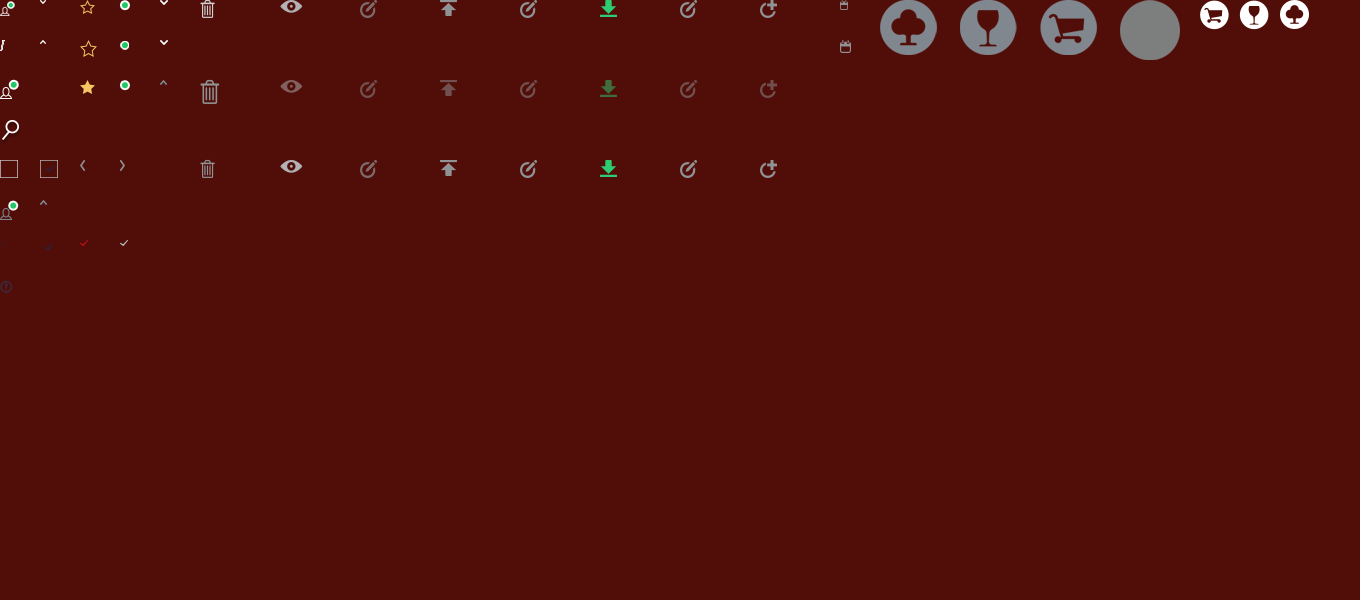
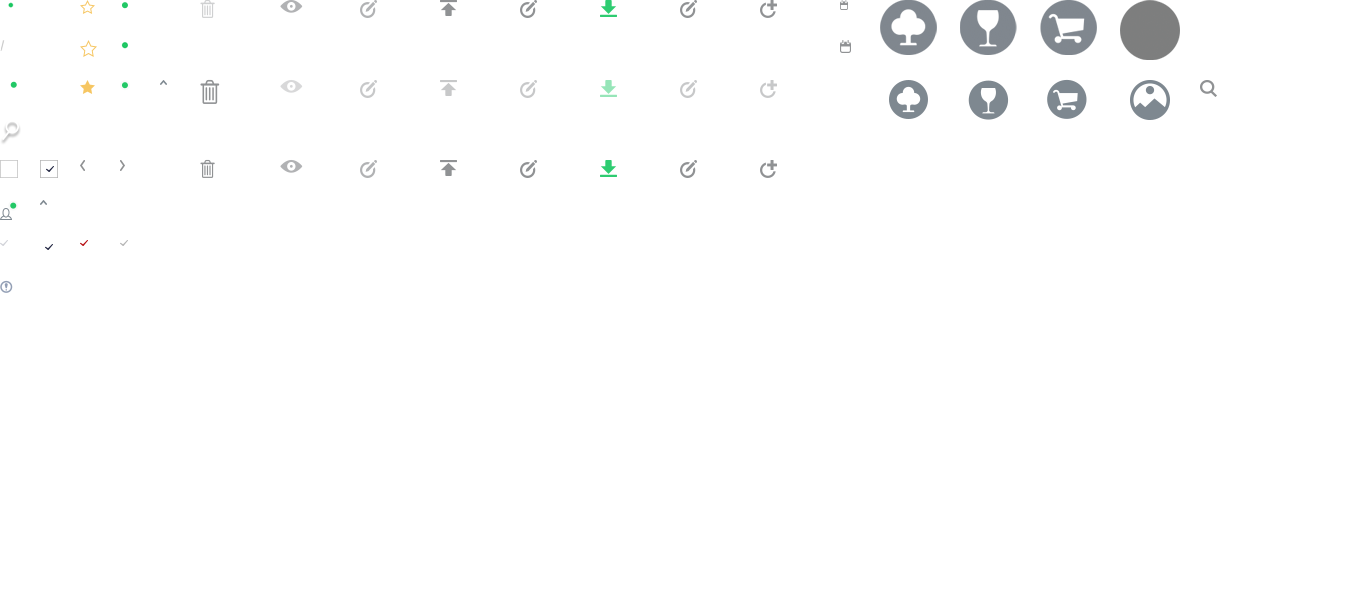
Before/after of a 1360 x 600 layered artwork. What changed in the layer stack:
added layer "Vector Smart Object" (2nd of 5) above "Shape 23" over [1130, 80, 1170, 120]
added layer "Shape 23" (2nd of 2) above "Shape 24" over [1047, 79, 1087, 119]
added layer "Shape 24" (2nd of 2) above "Vector Smart Object copy 4" over [968, 80, 1009, 120]
added layer "Vector Smart Object copy 4" (1st of 4) above "Vector Smart Object copy 4" over [960, 160, 991, 191]
added layer "Vector Smart Object copy 4" (2nd of 4) above "Vector Smart Object copy 4" over [920, 160, 940, 180]
added layer "Vector Smart Object copy 4" (3rd of 4) above "Vector Smart Object" over [880, 160, 903, 180]
added layer "Vector Smart Object" (3rd of 5) above "Vector Smart Object copy 4" over [1200, 80, 1217, 97]
added layer "Vector Smart Object copy 4" (4th of 4) above "Shape 25" over [840, 160, 860, 180]
added layer "Shape 25" (2nd of 2) above "Vector Smart Object" over [889, 80, 928, 119]
hid "Layer 3" over [0, 0, 1360, 600]
